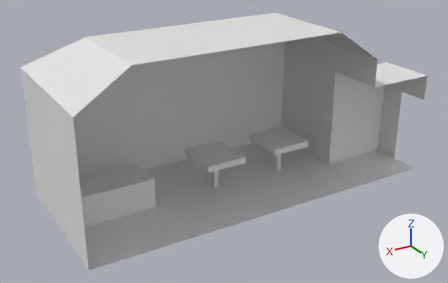
The OBJ model assets/restuarant_interior.obj as it was, and as the next commit left it.
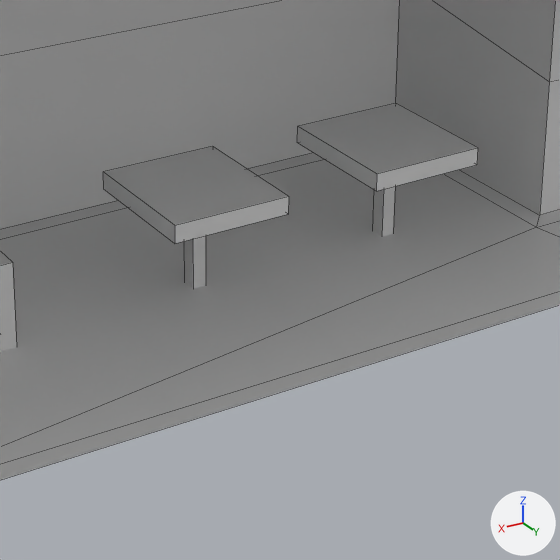
Old and new are each drawn whole from a camera (50 mm lens) standing at (11.57, 18.92, 13.33) and looking at (-1.66, -3.13, 2.3) and again close up on the part from 34% to 75% of the width and 33% to 98% of the height. The lights are fixed; the arrows at lower right show +X, +Y and +Z. The older version's two pictures come first. The close-ups show mesh edges as thin lines. Where no turn or scale is listed for an object, it has been applied to the vertices.

Objects in the first close-up: 'restuarant_interior'.
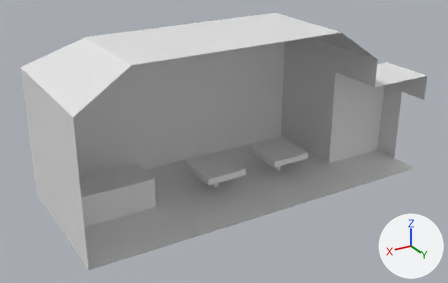
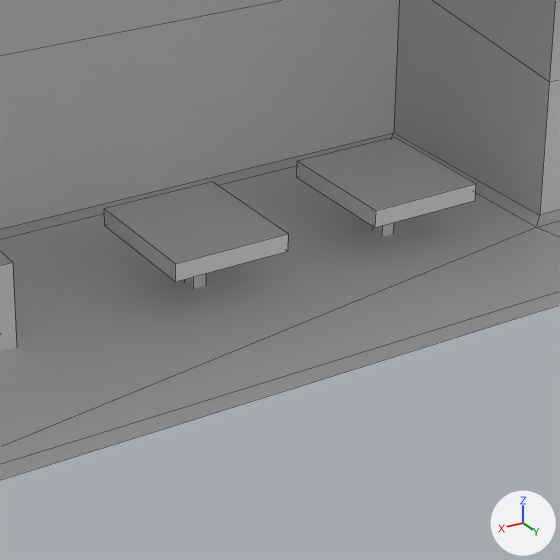
Changed parts and their boxes (x1, y1, x2, y2) in the close-ups (560 x 560 px; the box of a moved part takes in the faces that stretch with it):
```json
{"part": 1, "of": "me_restuarant_interior", "change": "moved or reshaped", "before": [297, 103, 478, 191], "after": [297, 138, 476, 228]}
{"part": 2, "of": "me_restuarant_interior", "change": "moved or reshaped", "before": [103, 146, 289, 243], "after": [104, 182, 288, 282]}
{"part": 3, "of": "me_restuarant_interior", "change": "moved or reshaped", "before": [373, 186, 395, 237], "after": [373, 223, 394, 237], "on screen": "mostly hidden afterwards"}
{"part": 4, "of": "me_restuarant_interior", "change": "moved or reshaped", "before": [184, 236, 206, 289], "after": [185, 274, 206, 289], "on screen": "mostly hidden afterwards"}
```

The change, as JSON lines over the scene's bpy script:
```json
{"block": "me_restuarant_interior", "where": "me_restuarant_interior.from_pydata(...)  # 79 vertices, 57 faces; spans x -10.8..6.0, y -6.8..0.0, z -0.1..7.4"}
{"block": "me_restuarant_interior", "where": "# used by ob_restuarant_interior; location = (0.0, 0.0, 0.0)"}
{"block": "me_restuarant_interior", "where": "# before: 47 (-4.8, -3.3, 1.4), 48 (-5.0, -3.3, 1.4), 51 (-5.0, -3.6, 1.4), 54 (-4.8, -3.6, 1.4)"}
{"block": "me_restuarant_interior", "where": "# before: 63 (-1.2, -3.3, 1.4), 64 (-1.5, -3.3, 1.4), 67 (-1.5, -3.6, 1.4), 70 (-1.2, -3.6, 1.4)"}
{"block": "me_restuarant_interior", "change": "me_restuarant_interior part 1: the loose piece of 8 vertices spanning x -5.9..-3.9, y -4.5..-2.3, z 1.4..1.7 is moved by (0.0, 0.0, -0.6)"}
{"block": "me_restuarant_interior", "change": "me_restuarant_interior part 2: the loose piece of 8 vertices spanning x -2.3..-0.4, y -4.5..-2.3, z 1.4..1.7 is moved by (0.0, 0.0, -0.6)"}
{"block": "me_restuarant_interior", "change": "me_restuarant_interior part 3"}
{"op": "add", "block": "me_restuarant_interior", "code": "for i in [47, 48, 51, 54]: me_restuarant_interior.vertices[i].co += Vector((0.0, 0.0, -0.6))"}
{"block": "me_restuarant_interior", "change": "me_restuarant_interior part 4"}
{"op": "add", "block": "me_restuarant_interior", "code": "for i in [63, 64, 67, 70]: me_restuarant_interior.vertices[i].co += Vector((0.0, 0.0, -0.6))"}
```
